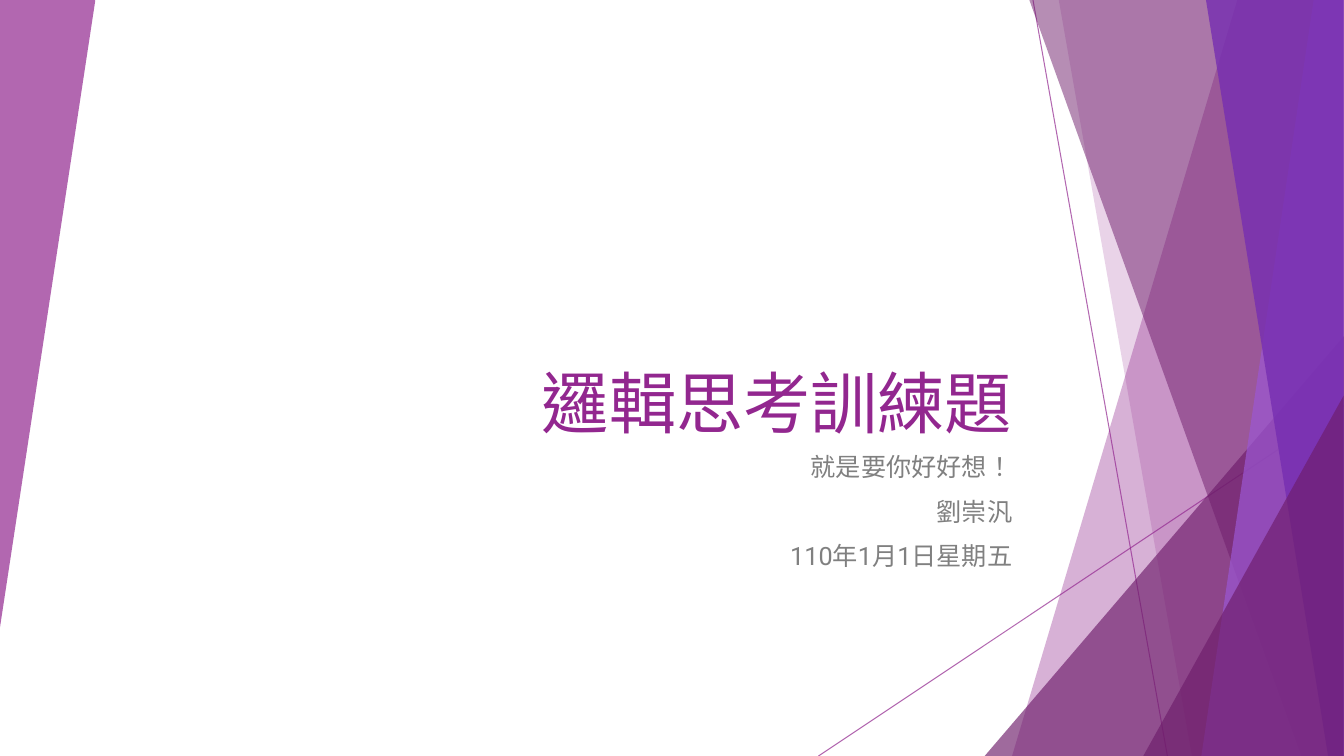
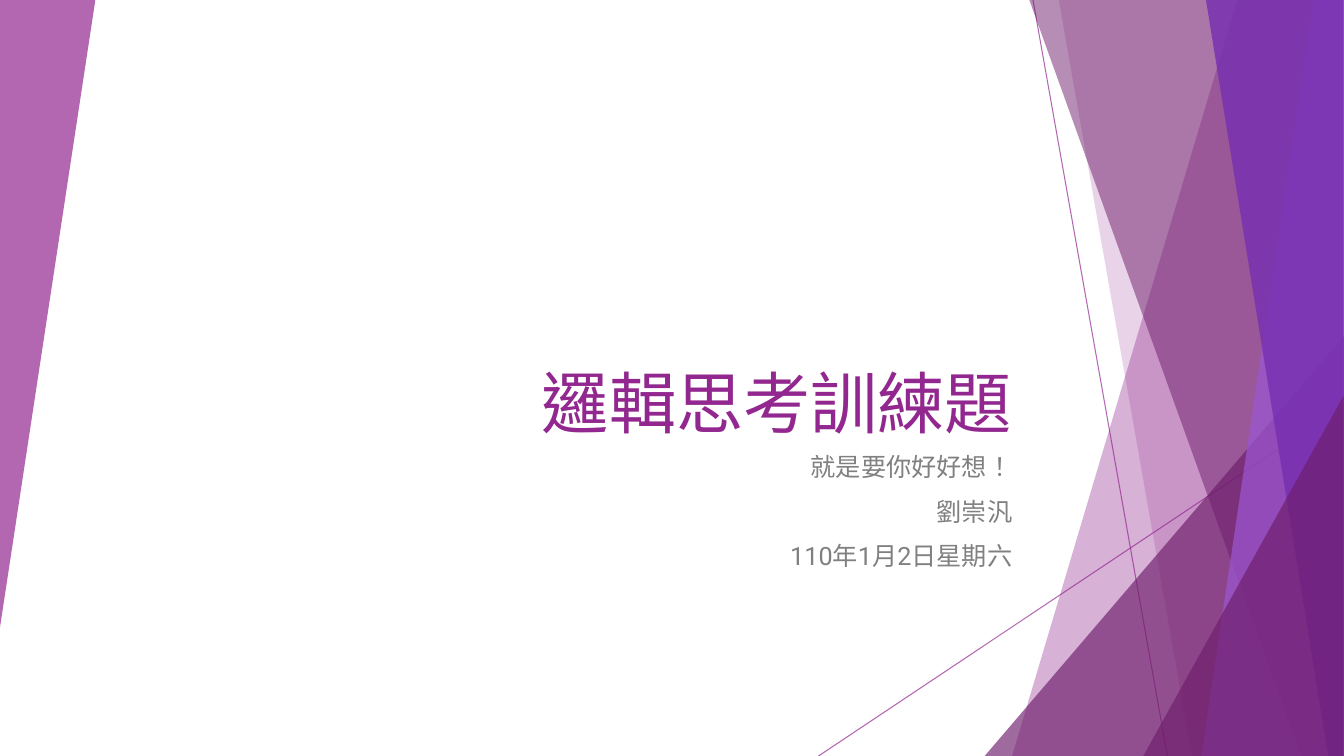
Before and after one commit to liulawsi/My_PPTs, a slide deck: slide 1 of CHING JIAN/C_Class/A1_邏輯思考訓練題.pptx. Drawn at 1344x756 pixels with LibreOffice and Linux fonts; fonts in the diff are those of the drawing. Boxes give left, top, right and bottom in pixels: in the first picture for what was removed or moved away, otherwise in the second. Text is boxed around its words. In the diff, an @@ line names an element or a change of style, - is before the commit and + after.

Commit message:
2021/1/2

```diff
--- a/CHING JIAN/C_Class/A1_邏輯思考訓練題.pptx
+++ b/CHING JIAN/C_Class/A1_邏輯思考訓練題.pptx
@@ subtitle at box(790, 544, 1012, 567): text changed @@
-110年1月1日星期五
+110年1月2日星期六
```
Also in this commit, not shown: 2 slides added.
